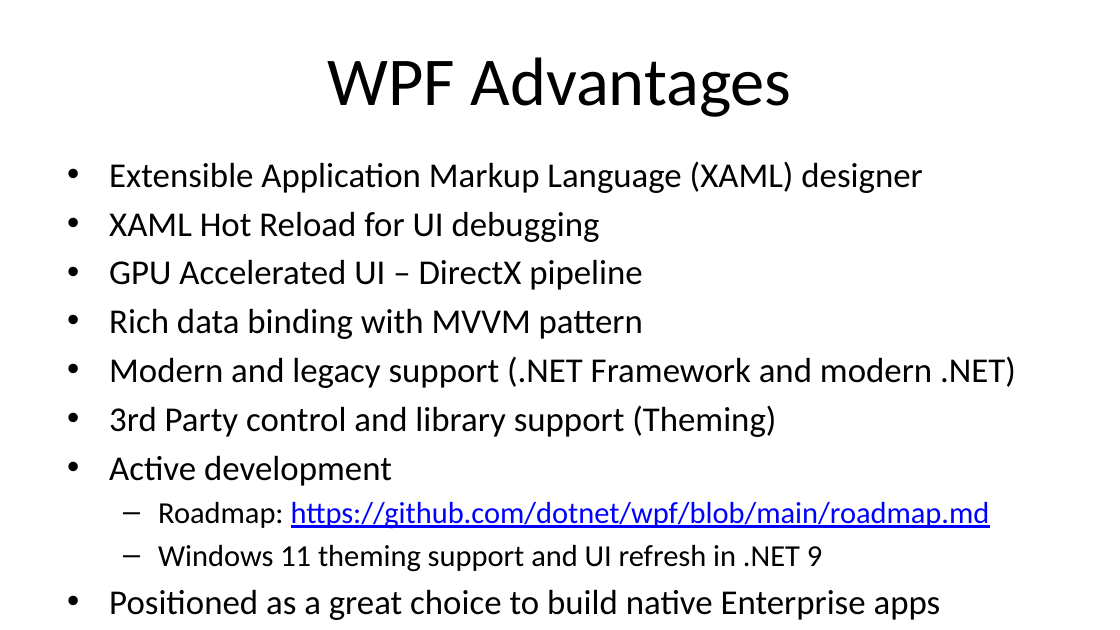
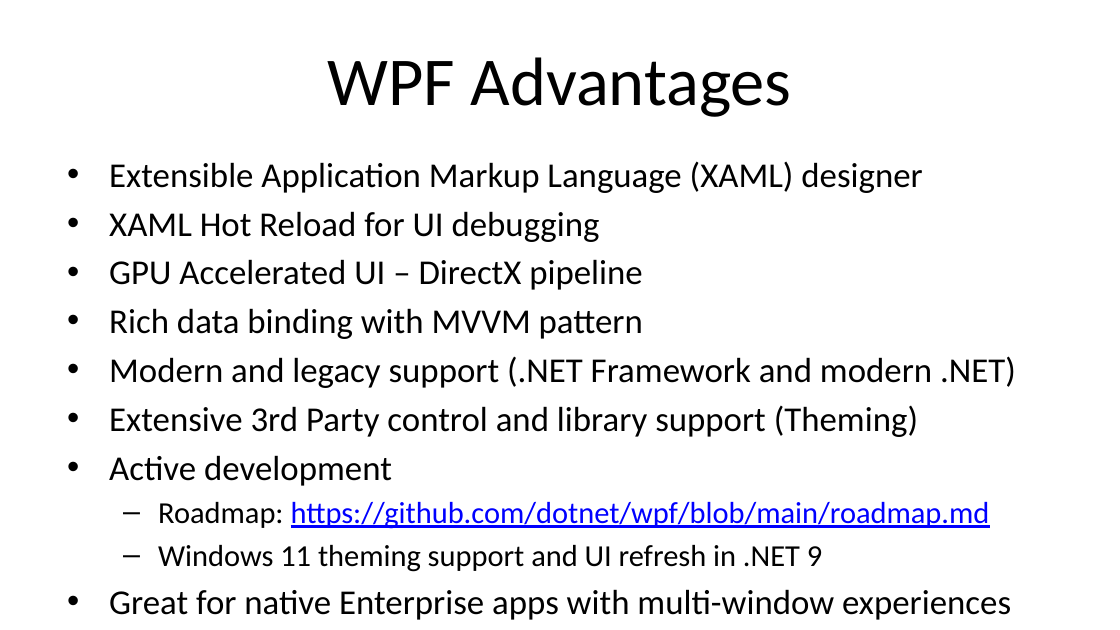
Before and after one commit to alvinashcraft/speaking, a slide deck: slide 9 of 2024/0806_VSLiveRedmond/WindowsDevOptions/VSLMSHQ24_Building a Native Windows App_AlvinAshcraft.pptx. Drawn at 1120x630 pixels with LibreOffice and Linux fonts; fonts in the diff are those of the drawing; background and template pictures are left out. Boxes give left, top, right and bottom in pixels: in the first picture for what was removed or moved away, otherwise in the second. Text is boxed around its words. In the diff, an @@ line names an element or a change of style, - is before the commit and + after.

Commit message:
Updates with Build info

```diff
--- a/2024/0806_VSLiveRedmond/WindowsDevOptions/VSLMSHQ24_Building a Native Windows App_AlvinAshcraft.pptx
+++ b/2024/0806_VSLiveRedmond/WindowsDevOptions/VSLMSHQ24_Building a Native Windows App_AlvinAshcraft.pptx
@@ text at <box>109,405,918,437</box>: text changed @@
-• 3rd Party control and library support (Theming)
+• Extensive 3rd Party control and library support (Theming)
@@ text at <box>109,589,1011,620</box>: text changed @@
-• Positioned as a great choice to build native Enterprise apps
+• Great for native Enterprise apps with multi-window experiences
```
Also in this commit, not shown: 3 other slides changed, 1 other file.
